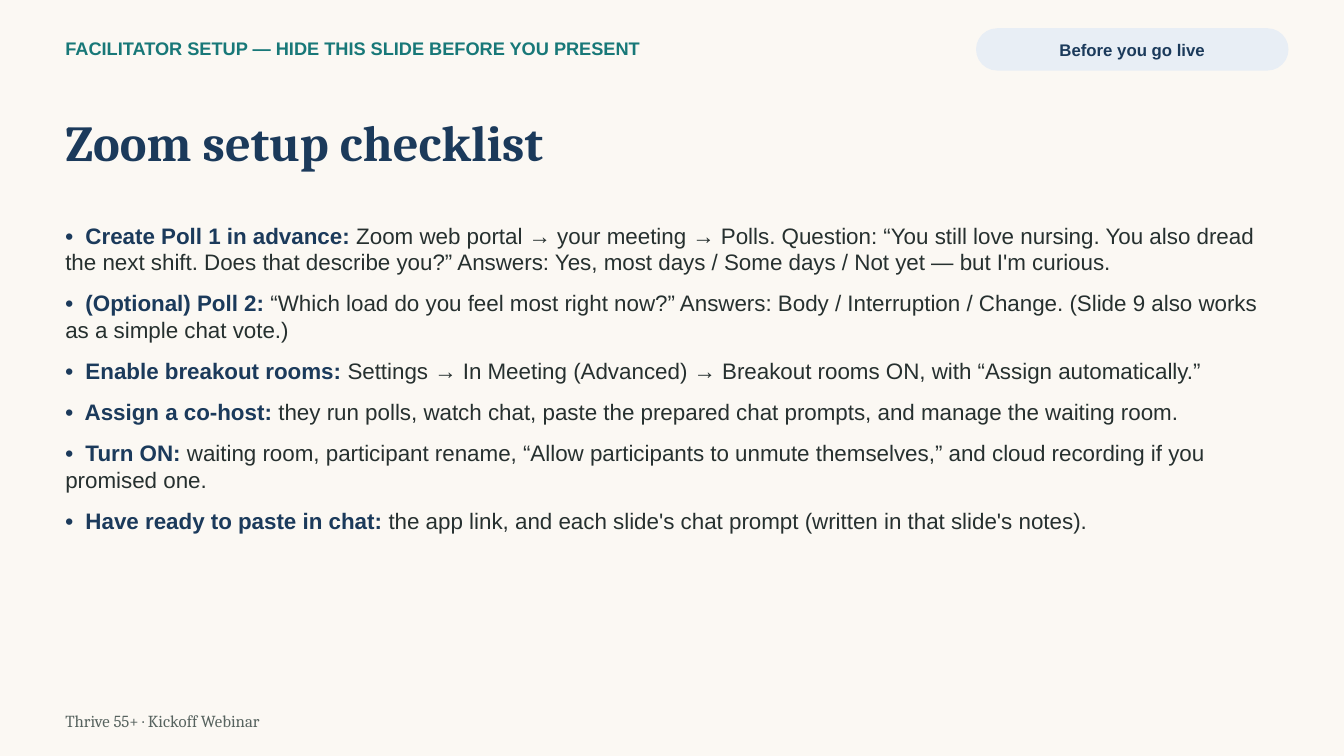
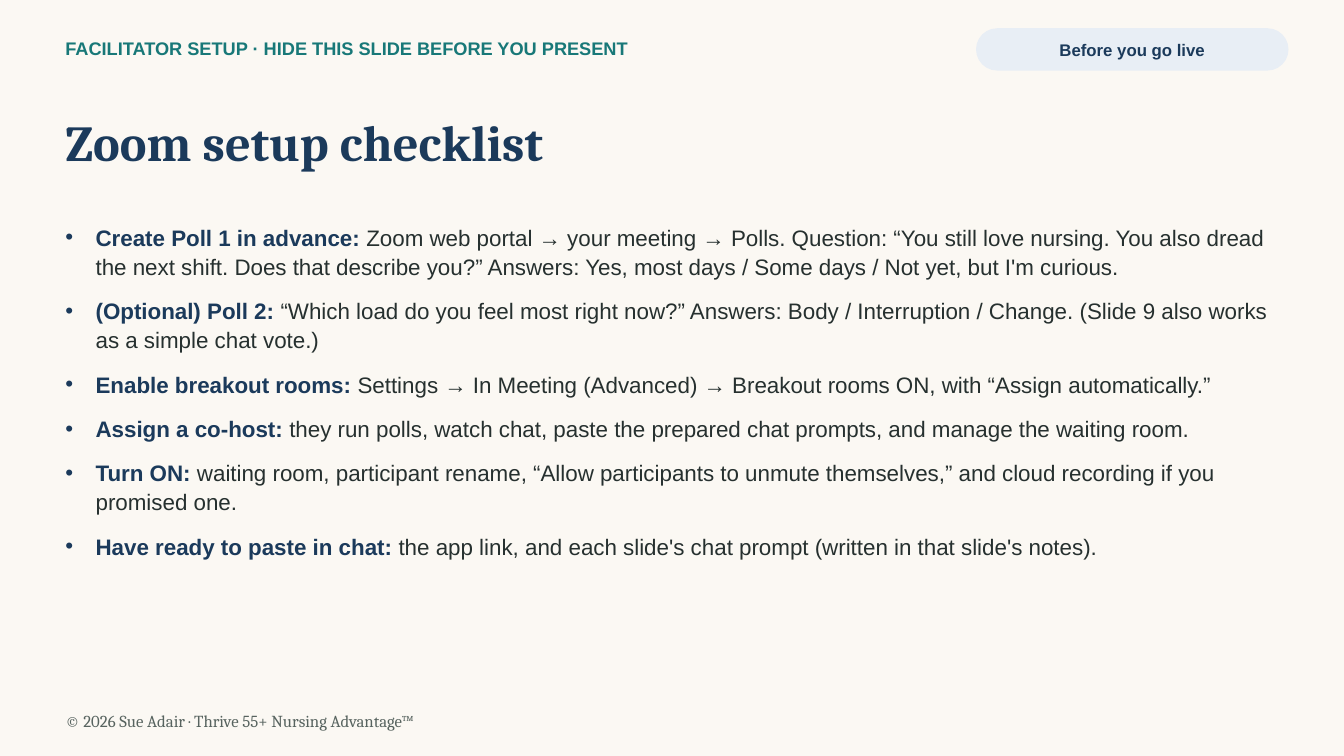
Before and after one commit to MissTully/Thrive-55, a slide deck: slide 1 of webinars/Thrive55_Week0_Kickoff_Zoom.pptx. Drawn at 1344x756 pixels with LibreOffice and Linux fonts; fonts in the diff are those of the drawing. Boxes give left, top, right and bottom in pixels: in the first picture for what was removed or moved away, otherwise in the second. Text is boxed around its words. In the diff, an @@ line names an element or a change of style, - is before the commit and + after.

```diff
--- a/webinars/Thrive55_Week0_Kickoff_Zoom.pptx
+++ b/webinars/Thrive55_Week0_Kickoff_Zoom.pptx
@@ text at (65,42,628,55): text changed @@
-FACILITATOR SETUP — HIDE THIS SLIDE BEFORE YOU PRESENT
+FACILITATOR SETUP · HIDE THIS SLIDE BEFORE YOU PRESENT
@@ text at (96,229,1267,560): text changed @@
-• Create Poll 1 in advance: Zoom web portal → your meeting → Polls. Question: “You still love nursing. You also dread the next shift. Does that describe you?” Answers: Yes, most days / Some days / Not yet — but I'm curious.
-• (Optional) Poll 2: “Which load do you feel most right now?” Answers: Body / Interruption / Change. (Slide 9 also works as a simple chat vote.)
-• Enable breakout rooms: Settings → In Meeting (Advanced) → Breakout rooms ON, with “Assign automatically.”
-• Assign a co-host: they run polls, watch chat, paste the prepared chat prompts, and manage the waiting room.
-• Turn ON: waiting room, participant rename, “Allow participants to unmute themselves,” and cloud recording if you promised one.
-• Have ready to paste in chat: the app link, and each slide's chat prompt (written in that slide's notes).
+• Create Poll 1 in advance: Zoom web portal → your meeting → Polls. Question: “You still love nursing. You also dread the next shift. Does that describe you?” Answers: Yes, most days / Some days / Not yet, but I'm curious.
+• (Optional) Poll 2: “Which load do you feel most right now?” Answers: Body / Interruption / Change. (Slide 9 also works as a simple chat vote.)
+• Enable breakout rooms: Settings → In Meeting (Advanced) → Breakout rooms ON, with “Assign automatically.”
+• Assign a co-host: they run polls, watch chat, paste the prepared chat prompts, and manage the waiting room.
+• Turn ON: waiting room, participant rename, “Allow participants to unmute themselves,” and cloud recording if you promised one.
+• Have ready to paste in chat: the app link, and each slide's chat prompt (written in that slide's notes).
@@ text at (83,715,414,731): text changed @@
-Thrive 55+ · Kickoff Webinar
+© 2026 Sue Adair · Thrive 55+ Nursing Advantage™
```
Also in this commit, not shown: 16 other slides changed.
